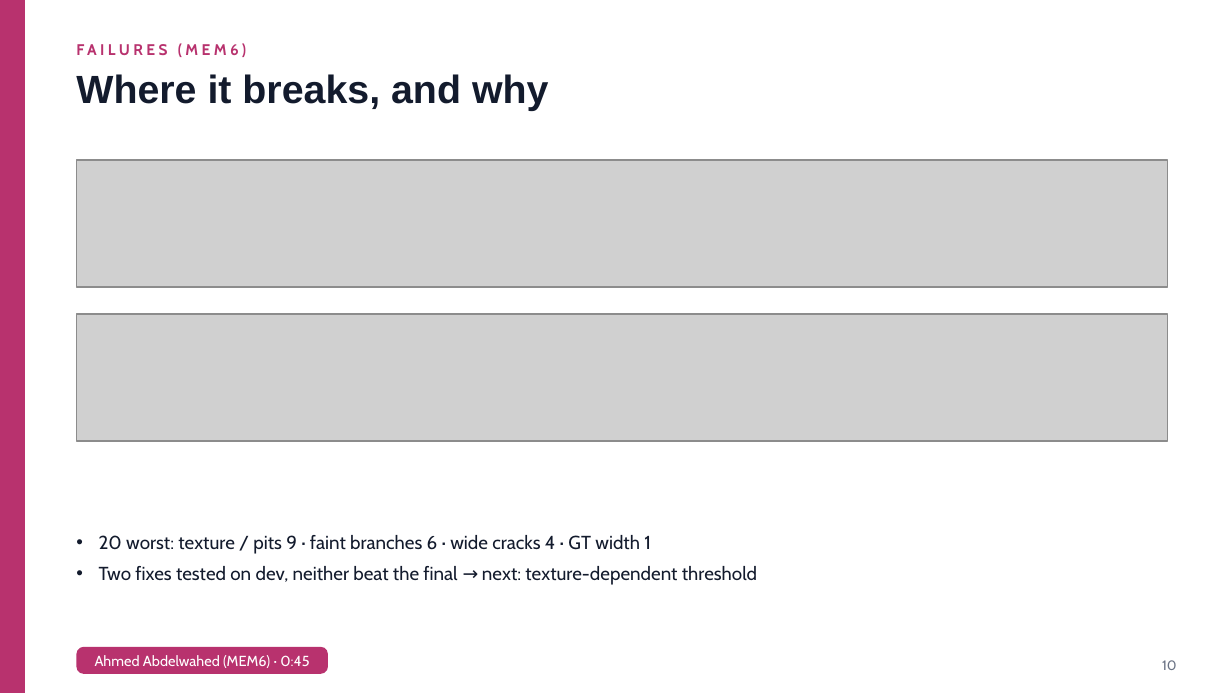
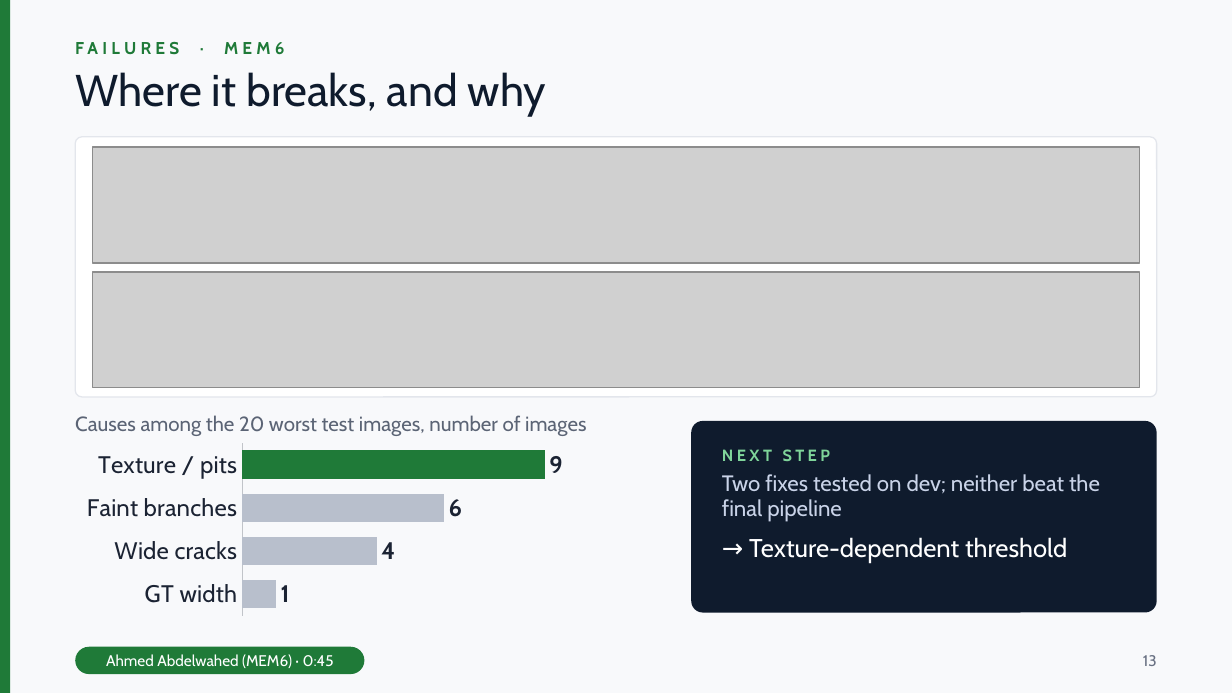
Before and after one commit to marwan19-saber/cse281-crack-segmentation, a slide deck: slide 13 of report/presentation.pptx (slide 10 before the commit). Drawn at 1232x693 pixels with LibreOffice and Linux fonts; fonts in the diff are those of the drawing; grey boxes stand for pictures. Boxes give left, top, right and bottom in pixels: in the first picture for what was removed or moved away, otherwise in the second. Text is boxed around its words. In the diff, an @@ line names an element or a change of style, - is before the commit and + after.

```diff
--- a/report/presentation.pptx
+++ b/report/presentation.pptx
@@ background #FFFFFF to #F8F9FB @@
@@ rectangle: place and size @@
-rectangle at bbox=[0, 0, 25, 692]
+rectangle at bbox=[0, 0, 10, 692]
@@ rectangle at bbox=[0, 0, 10, 692]: fill #B8326E to #1F7A38; outline #B8326E 1 pt to none @@
@@ text at bbox=[75, 41, 284, 55]: text changed; size 9 to 10 pt; text colour #B8326E to #1F7A38 @@
-FAILURES (MEM6)
+FAILURES · MEM6
@@ text "FAILURES · MEM6" at bbox=[75, 41, 284, 55]: vertical alignment middle to top @@
@@ title "Where it breaks, and why" at bbox=[75, 72, 546, 116]: size 23 to 26 pt, font Arial to Cabin, text colour #131B2D to #0F1B2D, bold off @@
@@ rounded rectangle added at bbox=[75, 137, 1157, 397], fill #FFFFFF, outline #E3E6EC 0.75 pt @@
@@ picture: place and size @@
-picture at bbox=[76, 160, 1168, 287]
+picture at bbox=[92, 147, 1140, 262]
@@ picture added at bbox=[92, 272, 1140, 388] @@
@@ picture removed at bbox=[76, 314, 1168, 441] @@
@@ text added at bbox=[75, 415, 586, 436], 12 pt, text #5B6475 @@
+Causes among the 20 worst test images, number of images
@@ bar chart added at bbox=[75, 440, 657, 620] @@
+categories: GT width, Wide cracks, Faint branches, Texture / pits
+Series 1: 1, 4, 6, 9
@@ rounded rectangle added at bbox=[691, 421, 1157, 614], fill #0F1B2D, 13 pt, text #C9D3E8 @@
+NEXT STEP
+Two fixes tested on dev; neither beat the final pipeline
+→ Texture-dependent threshold
@@ text removed at bbox=[99, 535, 757, 585] @@
-• 20 worst: texture / pits 9 · faint branches 6 · wide cracks 4 · GT width 1
-• Two fixes tested on dev, neither beat the final → next: texture-dependent threshold
@@ rounded rectangle "Ahmed Abdelwahed (MEM6) · 0:45": place and size @@
-rounded rectangle "Ahmed Abdelwahed (MEM6) · 0:45" at bbox=[76, 647, 328, 674]
+rounded rectangle "Ahmed Abdelwahed (MEM6) · 0:45" at bbox=[75, 647, 365, 674]
@@ rounded rectangle "Ahmed Abdelwahed (MEM6) · 0:45" at bbox=[75, 647, 365, 674]: size 8.5 to 9 pt; fill #B8326E to #1F7A38; proportions changed @@
@@ page number added at bbox=[1143, 655, 1157, 666], 9 pt, text #687082 @@
+13
@@ page number removed at bbox=[1162, 660, 1177, 670] @@
-10
```
Also in this commit, not shown: 12 other slides changed, 4 slides added.
